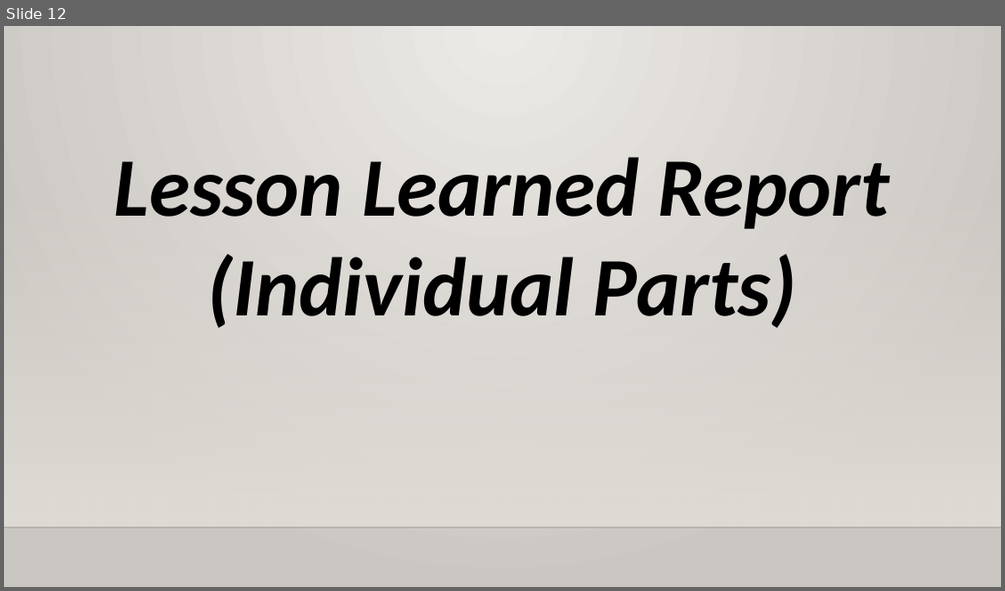
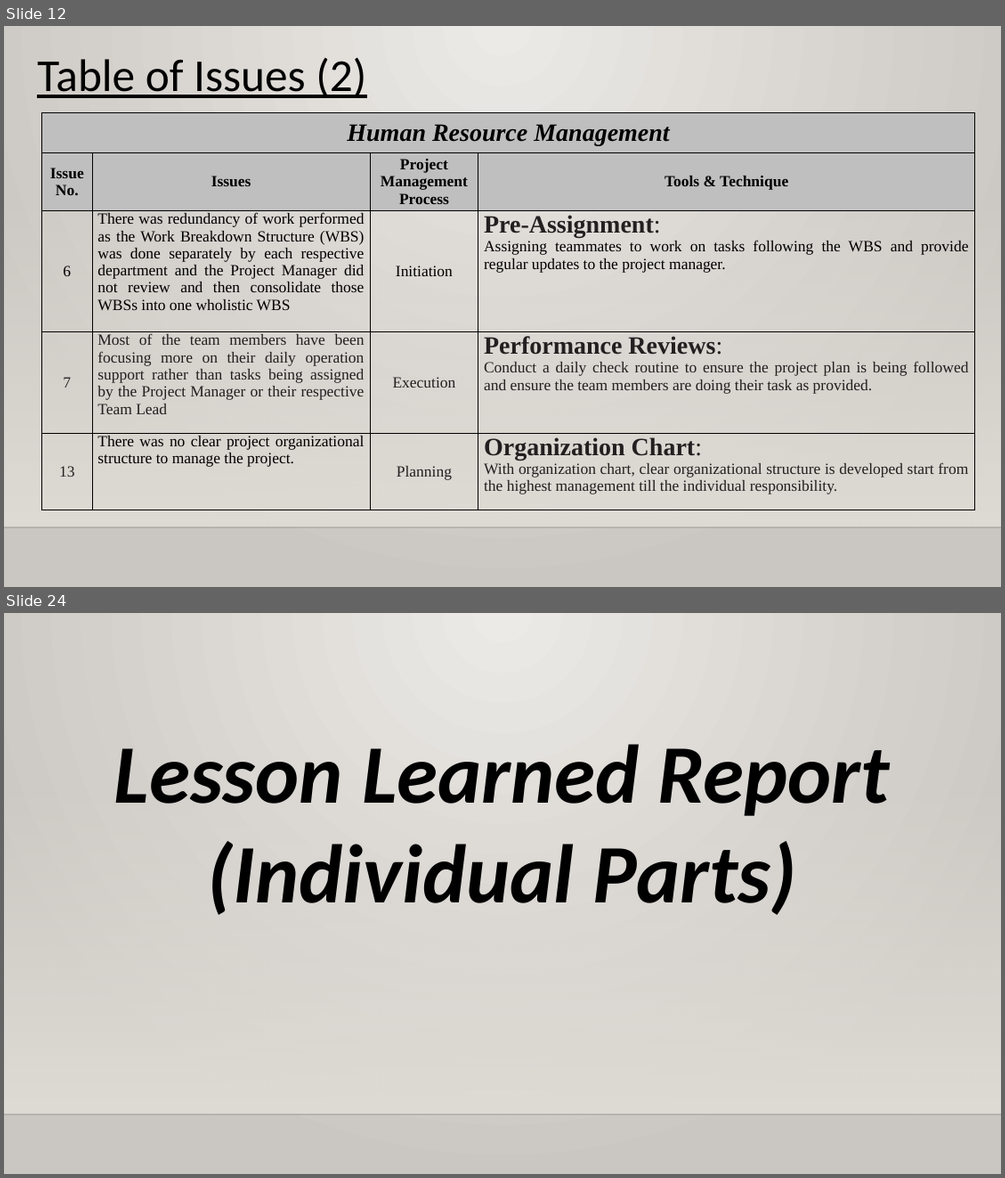
Before and after one commit to XtremisStudio/Project-Management, a slide deck: PRMGT_Presentation_Template.pptx. Shown one above the other, each under a label of ours: slide 12 before the commit, slides 12 and 24 after it; the slides between them are not shown. The pictures are 1005x591 and 1005x1178 pixels, drawn with LibreOffice and Linux fonts; fonts in the diff are those of the drawing; background and template pictures are left out. Boxes give left, top, right and bottom in pixels: in the first picture for what was removed or moved away, otherwise in the second. Text is boxed around its words. In the diff, an @@ line names an element or a change of style, - is before the commit and + after.

```diff
--- a/PRMGT_Presentation_Template.pptx
+++ b/PRMGT_Presentation_Template.pptx
@@ slide 12 added at (4,26,1001,587), background gradient #ECEAE7 to #CAC7C1; not listed: 2 template elements that a slide beside it also shows @@
@@ text added at (37,57,366,98), 44 pt, text #000000, underline @@
+Table of Issues (2)
@@ table added at (42,112,975,509), 5 rows, 4 columns @@
+Human Resource Management |  |  | 
+Issue No. | Issues | Project Management Process | Tools & Technique
+6 | There was redundancy of work performed as the Work Breakdown Structure (WBS) was done separately by each respective department and the Project Manager did not review and then consolidate those WBSs into one wholistic WBS | Initiation | Pre-Assignment: / Assigning teammates to work on tasks following the WBS and provide regular updates to the project manager.
+7 | Most of the team members have been focusing more on their daily operation support rather than tasks being assigned by the Project Manager or their respective Team Lead | Execution | Performance Reviews: / Conduct a daily check routine to ensure the project plan is being followed and ensure the team members are doing their task as provided.
+13 | There was no clear project organizational structure to manage the project. | Planning | Organization Chart: / With organization chart, clear organizational structure is developed start from the highest management till the individual responsibility.
@@ what was slide 12 is now slide 24 @@
```
Also in this commit, not shown: 11 slides changed, 14 other slides added, 1 slide removed, 3 other files.
